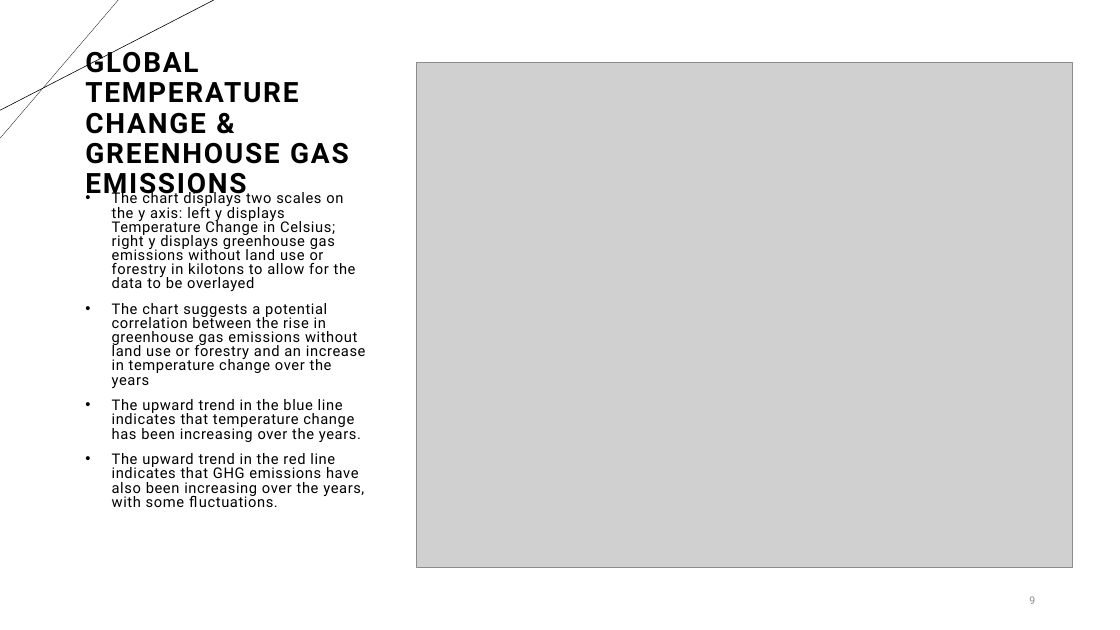
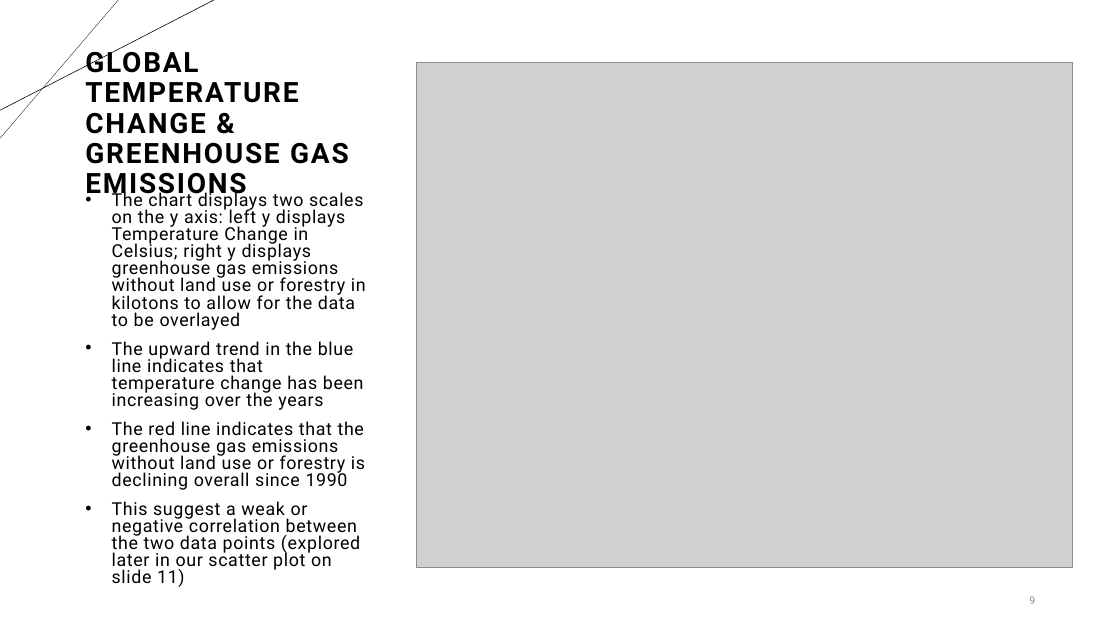
Before and after one commit to LaserLon/EDA, a slide deck: slide 9 of Chelsey/Group_1_EDA_Presentation.pptx. Drawn at 1120x630 pixels with LibreOffice and Linux fonts; fonts in the diff are those of the drawing; grey boxes stand for pictures. Boxes give left, top, right and bottom in pixels: in the first picture for what was removed or moved away, otherwise in the second. Text is boxed around its words. In the diff, an @@ line names an element or a change of style, - is before the commit and + after.

```diff
--- a/Chelsey/Group_1_EDA_Presentation.pptx
+++ b/Chelsey/Group_1_EDA_Presentation.pptx
@@ text at bbox=[112, 190, 366, 330]: size 12.6 to 15.3 pt in "The chart displays two scales on the ..." @@
@@ text at bbox=[112, 341, 365, 587]: text changed; size 12.6 to 15.3 pt @@
-• The chart suggests a potential correlation between the rise in greenhouse gas emissions without land use or forestry and an increase in temperature change over the years
-• The upward trend in the blue line indicates that temperature change has been increasing over the years.
-• The upward trend in the red line indicates that GHG emissions have also been increasing over the years, with some fluctuations.
+• The upward trend in the blue line indicates that temperature change has been increasing over the years
+• The red line indicates that the greenhouse gas emissions without land use or forestry is declining overall since 1990
+• This suggest a weak or negative correlation between the two data points (explored later in our scatter plot on slide 11)
```
Also in this commit, not shown: 5 other slides changed, 1 other file.
